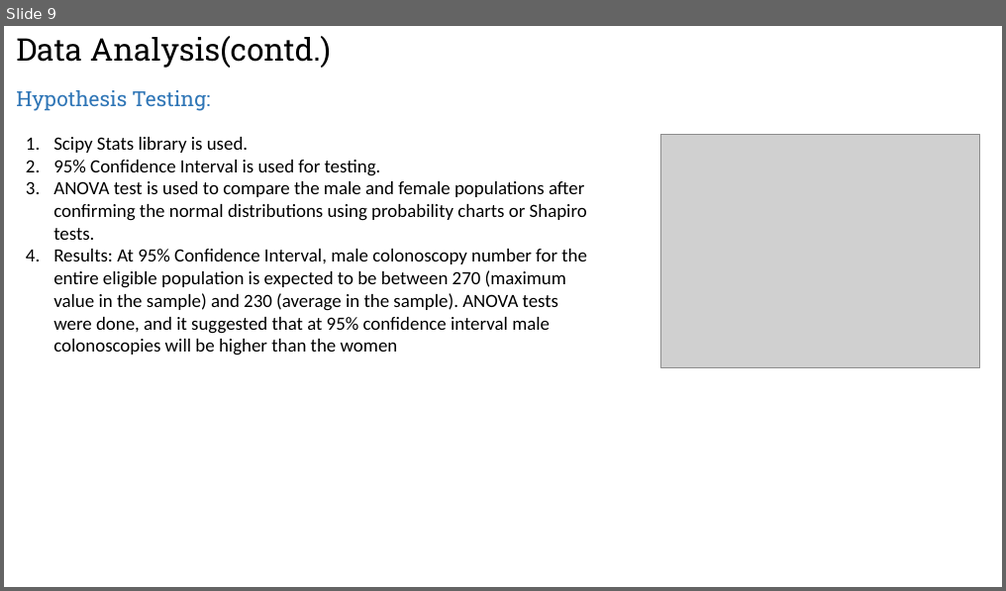
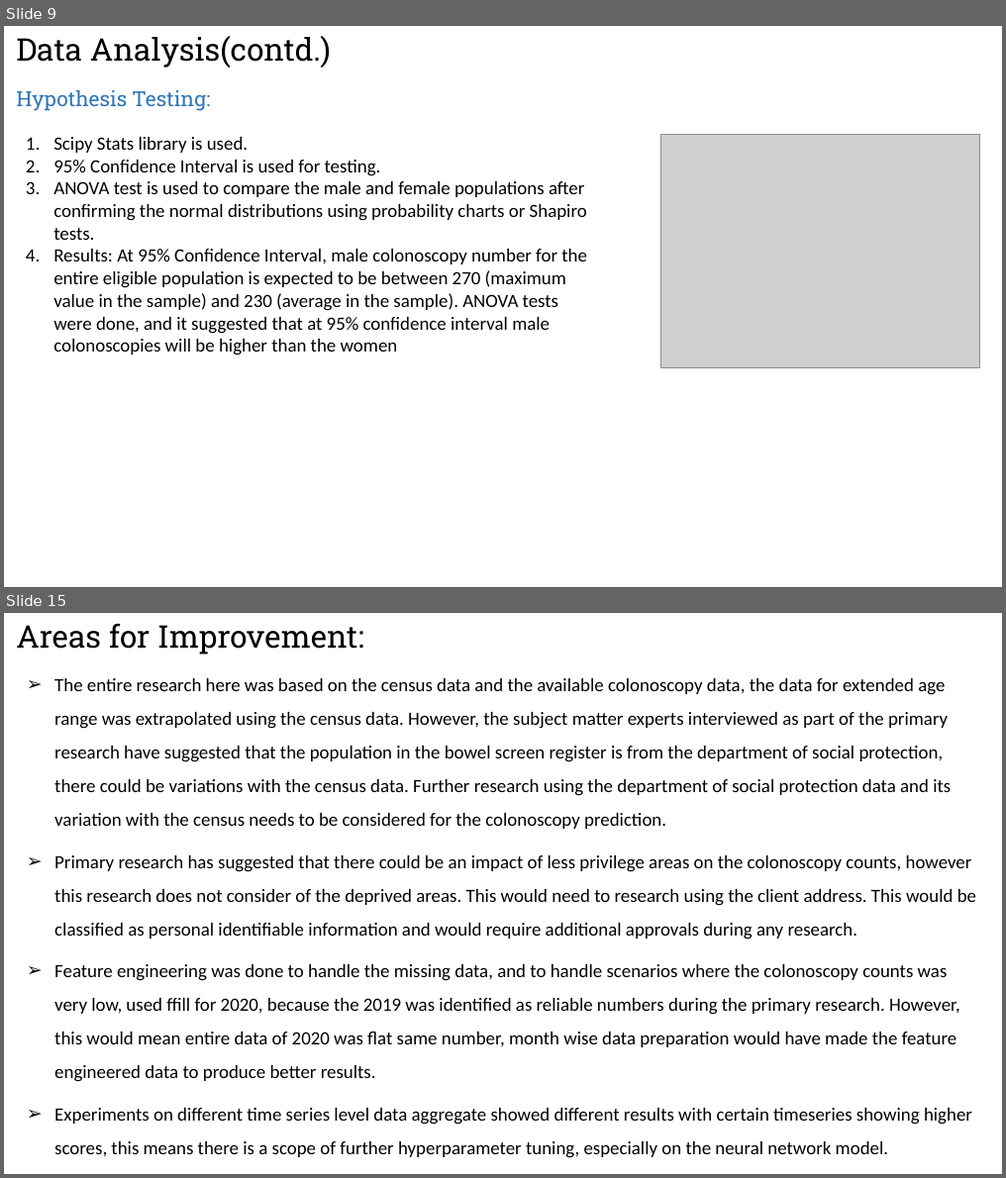
Before and after one commit to raku43/MScDACapstone, a slide deck: PPT_Msc_Capstone.pptx. Shown one above the other, each under a label of ours: slide 9 before the commit, slides 9 and 15 after it; the slides between them are not shown. The pictures are 1006x591 and 1006x1178 pixels, drawn with LibreOffice and Linux fonts; fonts in the diff are those of the drawing; grey boxes stand for pictures. Boxes give left, top, right and bottom in pixels: in the first picture for what was removed or moved away, otherwise in the second. Text is boxed around its words. In the diff, an @@ line names an element or a change of style, - is before the commit and + after.

```diff
--- a/PPT_Msc_Capstone.pptx
+++ b/PPT_Msc_Capstone.pptx
@@ slide 15 added at (x1=4, y1=613, x2=1002, y2=1174), background #FFFFFF @@
@@ text added at (x1=16, y1=623, x2=364, y2=655), 30 pt, text #000000 @@
+Areas for Improvement:
@@ text added at (x1=54, y1=678, x2=976, y2=1158), 18 pt, text #000000 @@
+➢ The entire research here was based on the census data and the available colonoscopy data, the data for extended age range was extrapolated using the census data. However, the subject matter experts interviewed as part of the primary research have suggested that the population in the bowel screen register is from the department of social protection, there could be variations with the census data. Further research using the department of social protection data and its variation with the census needs to be considered for the colonoscopy prediction.
+➢ Primary research has suggested that there could be an impact of less privilege areas on the colonoscopy counts, however this research does not consider of the deprived areas. This would need to research using the client address. This would be classified as personal identifiable information and would require additional approvals during any research.
+➢ Feature engineering was done to handle the missing data, and to handle scenarios where the colonoscopy counts was very low, used ffill for 2020, because the 2019 was identified as reliable numbers during the primary research. However, this would mean entire data of 2020 was flat same number, month wise data preparation would have made the feature engineered data to produce better results.
+➢ Experiments on different time series level data aggregate showed different results with certain timeseries showing higher scores, this means there is a scope of further hyperparameter tuning, especially on the neural network model.
```
Also in this commit, not shown: 2 slides changed, 4 other slides added, 1 slide removed.
